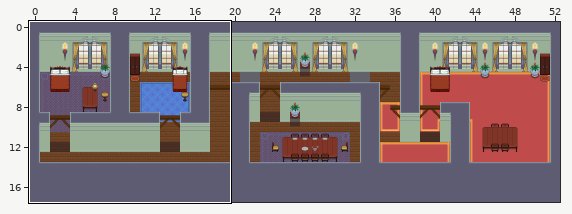
A Tiled map gets an edit: maps/casern_north_2nd_floor.tmx. Above: a wide view before the commit, with the close-up outlined.
Close-up. Before:
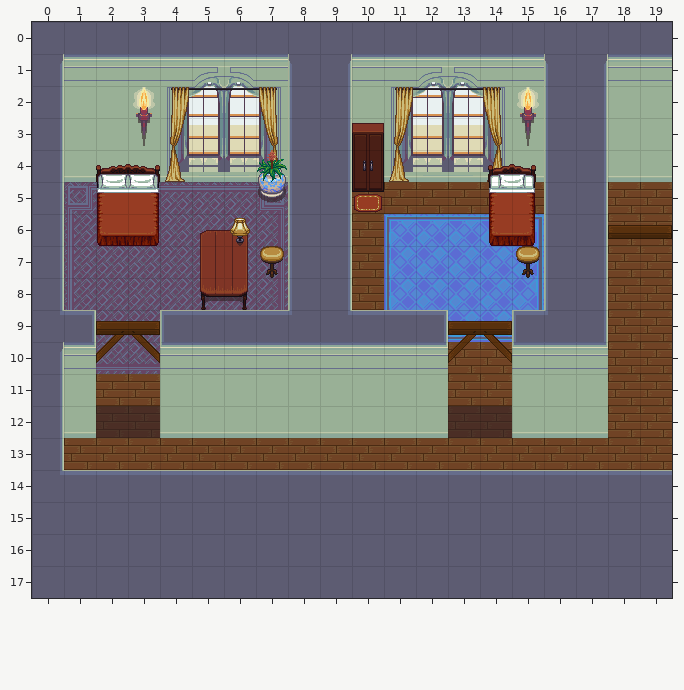
Cells are 32x32 px. Shown: x 0..19, y 0..17. The commit also changed other parts of the map, which this record leaves out. Not drawn, because the pictures are missing: unchanged layer "Stairs".
The same view after the edit:
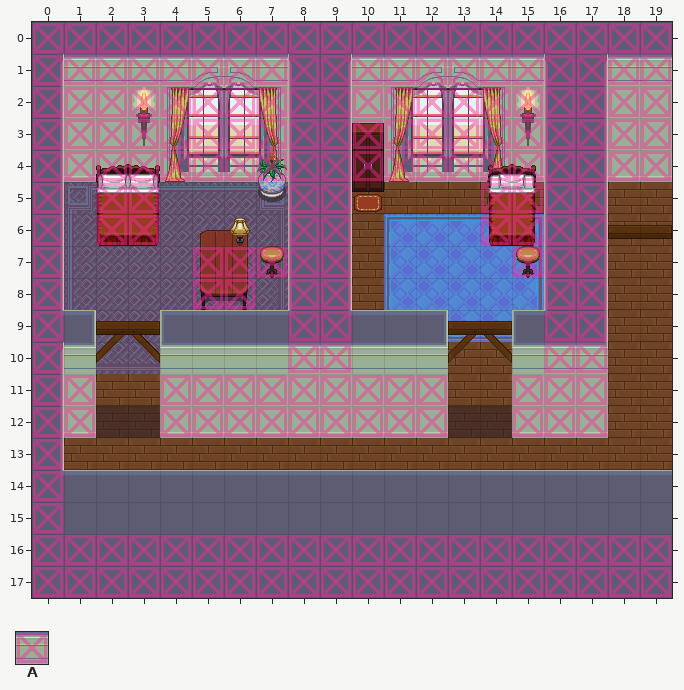
Key: from "collision": A 1.
_ is an empty cell.
Tiles of an added or newly shown layer are drawn over the layers below it.
See-through tiles are keyed as they look on the map.
The commit says: casern 2nd floor collision layer offset
What changed:
{"where": "layer \"Collision\" (now shown)"}
{"y":0,"x":0,"old":"____________________","new":"AAAAAAAAAAAAAAAAAAAA"}
{"y":1,"x":0,"old":"____________________","new":"AAAAAAAAAAAAAAAAAAAA"}
{"y":2,"x":0,"old":"____________________","new":"AAAAAAAAAAAAAAAAAAAA"}
{"y":3,"x":0,"old":"____________________","new":"AAAAAAAAAAAAAAAAAAAA"}
{"y":4,"x":0,"old":"____________________","new":"AAAAAAAAAAAAAAAAAAAA"}
{"y":5,"x":0,"old":"_","new":"A"}
{"y":5,"x":2,"old":"__","new":"AA"}
{"y":5,"x":8,"old":"__","new":"AA"}
{"y":5,"x":14,"old":"____","new":"AAAA"}
{"y":6,"x":0,"old":"_","new":"A"}
{"y":6,"x":2,"old":"__","new":"AA"}
{"y":6,"x":8,"old":"__","new":"AA"}
{"y":6,"x":14,"old":"____","new":"AAAA"}
{"y":7,"x":0,"old":"_","new":"A"}
{"y":7,"x":5,"old":"_____","new":"AAAAA"}
{"y":7,"x":15,"old":"___","new":"AAA"}
{"y":8,"x":0,"old":"_","new":"A"}
{"y":8,"x":5,"old":"__","new":"AA"}
{"y":8,"x":8,"old":"__","new":"AA"}
{"y":8,"x":16,"old":"__","new":"AA"}
{"y":9,"x":0,"old":"_","new":"A"}
{"y":9,"x":8,"old":"__","new":"AA"}
{"y":9,"x":16,"old":"__","new":"AA"}
{"y":10,"x":0,"old":"_","new":"A"}
{"y":10,"x":8,"old":"__","new":"AA"}
{"y":10,"x":16,"old":"__","new":"AA"}
{"y":11,"x":0,"old":"__","new":"AA"}
{"y":11,"x":4,"old":"_________","new":"AAAAAAAAA"}
{"y":11,"x":15,"old":"___","new":"AAA"}
{"y":12,"x":0,"old":"__","new":"AA"}
{"y":12,"x":4,"old":"_________","new":"AAAAAAAAA"}
{"y":12,"x":15,"old":"___","new":"AAA"}
{"y":13,"x":0,"old":"_","new":"A"}
{"y":14,"x":0,"old":"_","new":"A"}
{"y":15,"x":0,"old":"_","new":"A"}
{"y":16,"x":0,"old":"____________________","new":"AAAAAAAAAAAAAAAAAAAA"}
{"y":17,"x":0,"old":"____________________","new":"AAAAAAAAAAAAAAAAAAAA"}
